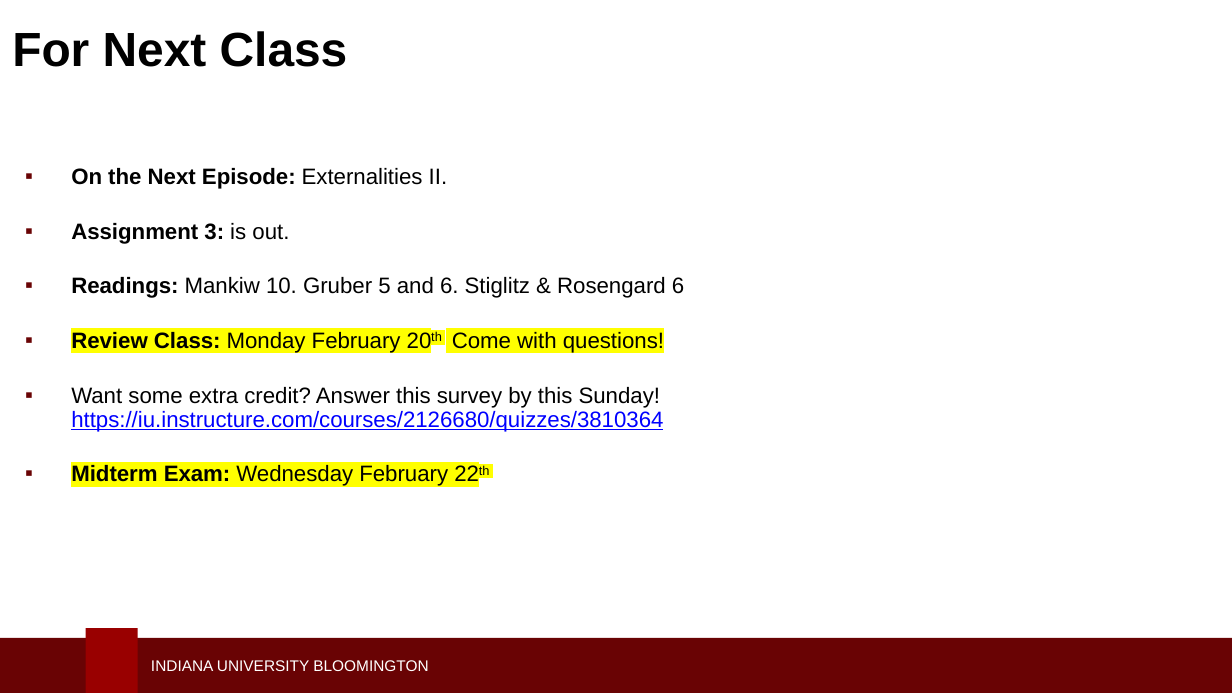
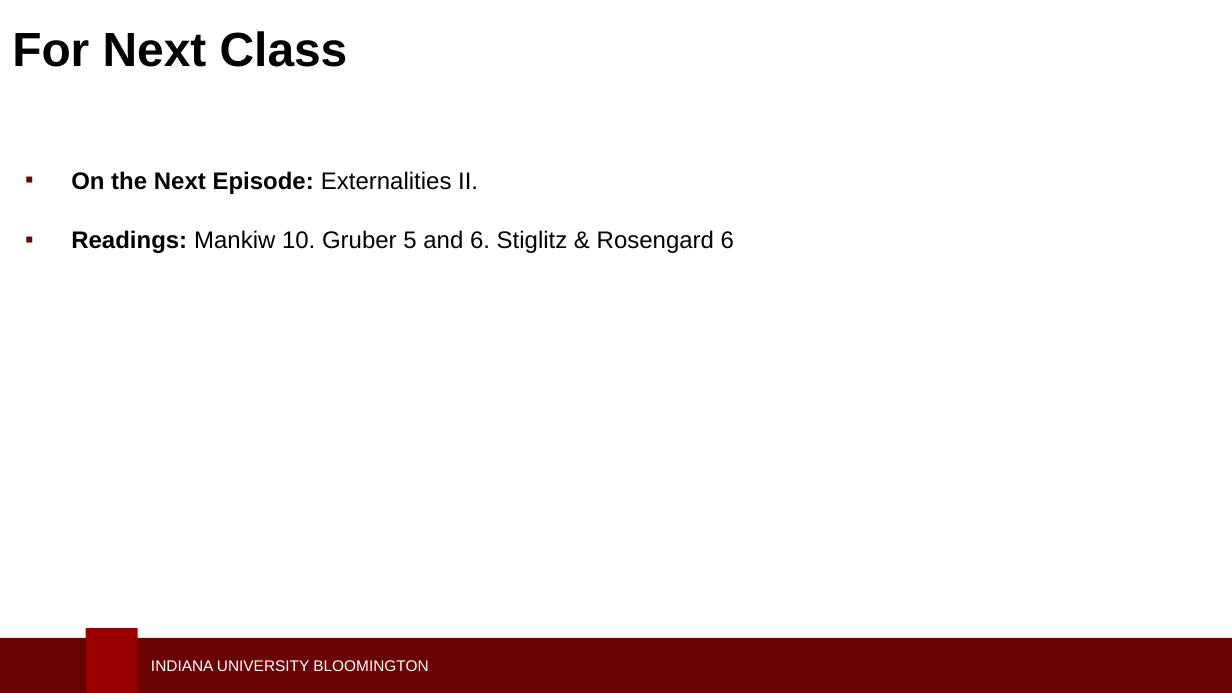
Before and after one commit to LuisNavarro07/Personal_Website, a slide deck: slide 26 of content/teaching/v202/slides/8_Externalities1.pptx. Drawn at 1232x693 pixels with LibreOffice and Linux fonts; fonts in the diff are those of the drawing; background and template pictures are left out. Boxes give left, top, right and bottom in pixels: in the first picture for what was removed or moved away, otherwise in the second. Text is boxed around its words. In the diff, an @@ line names an element or a change of style, - is before the commit and + after.

```diff
--- a/content/teaching/v202/slides/8_Externalities1.pptx
+++ b/content/teaching/v202/slides/8_Externalities1.pptx
@@ text "On the Next Episode: Externalities ..." at (71,171,734,253): size 12.9 to 14 pt; line spacing 0.9 to 1 @@
@@ text at (71,223,289,244): paragraph removed @@
-▪ Assignment 3: is out.
@@ text at (71,332,664,486): paragraphs removed @@
-▪ Review Class: Monday February 20th Come with questions!
-▪ Want some extra credit? Answer this survey by this Sunday! https://iu.instructure.com/courses/2126680/quizzes/3810364
-▪ Midterm Exam: Wednesday February 22th
```
Also in this commit, not shown: 41 other files.
